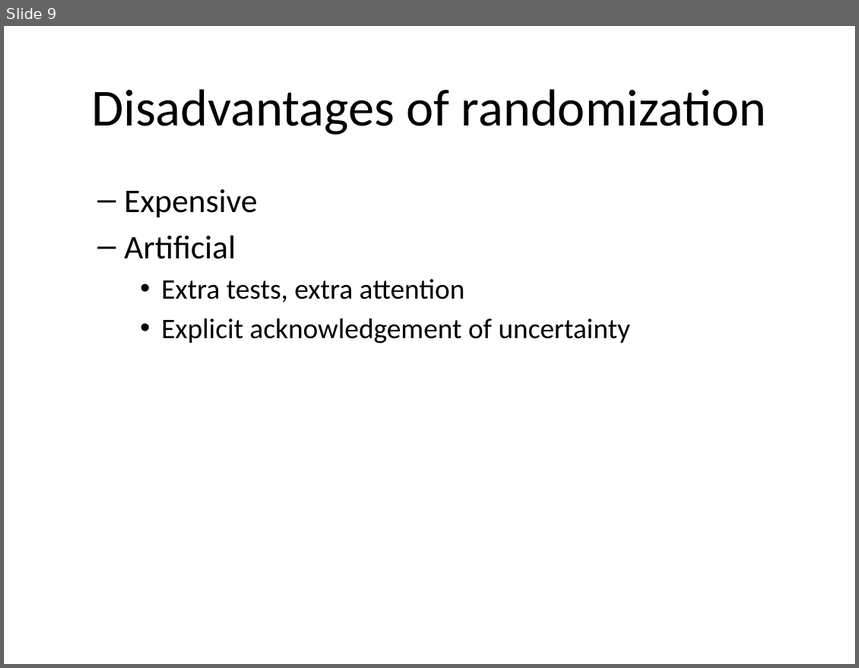
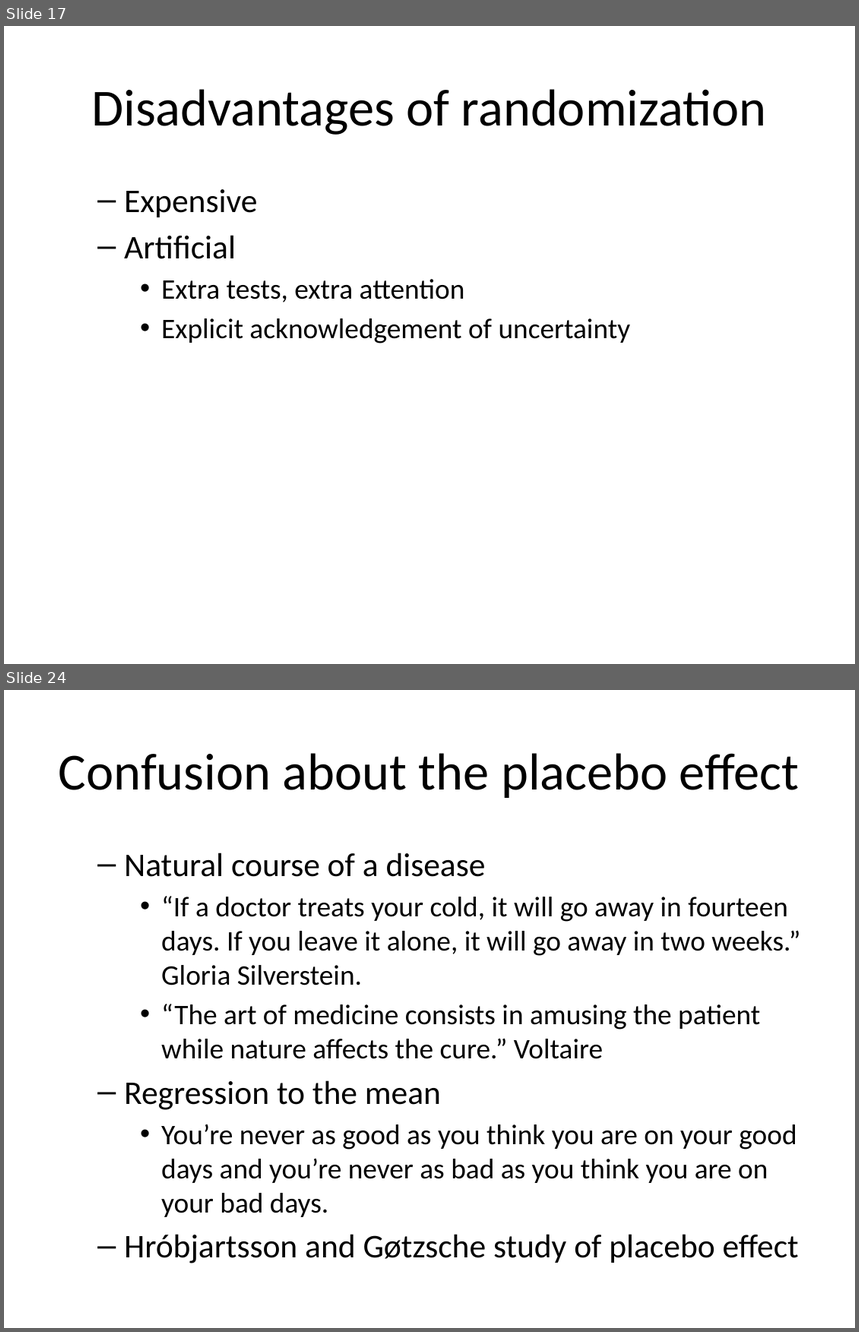
Before and after one commit to classes-medb/5510, a slide deck: doc/video-04-randomized-trials.pptx. Shown one above the other, each under a label of ours: slide 9 before the commit, slides 17 and 24 after it; the slides between them are not shown. The pictures are 859x668 and 859x1332 pixels, drawn with LibreOffice and Linux fonts; fonts in the diff are those of the drawing. Boxes give left, top, right and bottom in pixels: in the first picture for what was removed or moved away, otherwise in the second. Text is boxed around its words. In the diff, an @@ line names an element or a change of style, - is before the commit and + after.

```diff
--- a/doc/video-04-randomized-trials.pptx
+++ b/doc/video-04-randomized-trials.pptx
@@ slide 24 added at [4,690,855,1328], background #FFFFFF @@
@@ title added at [59,753,800,798], 44 pt, text #000000 @@
+Confusion about the placebo effect
@@ text added at [124,853,800,1264], 24 pt, text #000000 @@
+  – Natural course of a disease
+    • “If a doctor treats your cold, it will go away in fourteen days. If you leave it alone, it will go away in two weeks.” Gloria Silverstein.
+    • “The art of medicine consists in amusing the patient while nature affects the cure.” Voltaire
+  – Regression to the mean
+    • You’re never as good as you think you are on your good days and you’re never as bad as you think you are on your bad days.
+  – Hróbjartsson and Gøtzsche study of placebo effect
@@ what was slide 9 is now slide 17 @@
```
Also in this commit, not shown: 4 slides changed, 23 other slides added, 18 slides removed, 14 other files.
